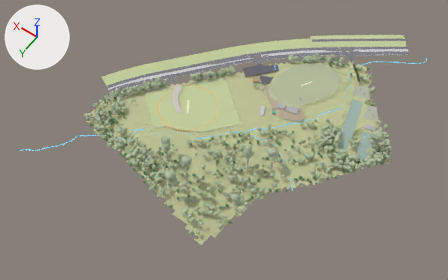
The glTF model KHFR_stage1_summer.glb: old version first, new version second.
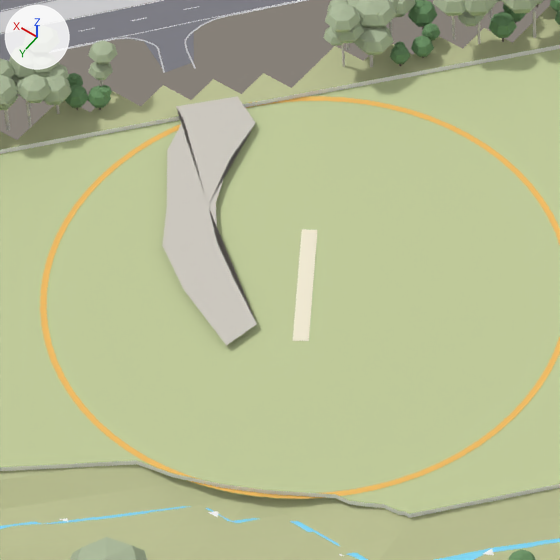
Each version appears first whole from a 50 mm camera at (-353.0, 515.0, 788.0) aimed at (13.0, 4.0, -16.0), and next in a close-up on the part from 34% to 48% of the width and 27% to 49% of the height. Every picture has the same lights, and +X, +Y and +Z are marked at upper left. The first two pictures are the older version.

In view in the first close-up: 'Bush planting zones (euc_can)', 'Bush planting zones (wat_can)', 'C2 boundary rope', 'C2 wicket slab', 'Existing E3 parking (gravel)', 'Giant eucalypts (canopies)', 'Median (separated)', 'NE arm (rejoined at the playground, no crossings)', 'Reserve terrain', 'Swansea Rd NE-bound (surveyed both edges)', 'fence_N_straight wall', 'field N flatgrass' and 7 more.
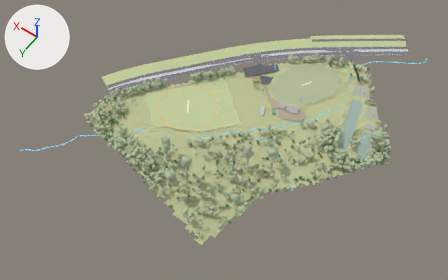
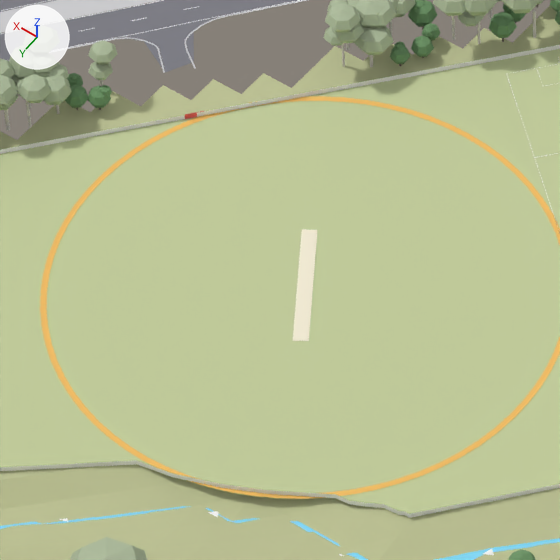
Scene script edits in JSON lines:
```json
{"op": "remove", "block": "ob_existing_e3_parking__gravel", "code": ["ob_existing_e3_parking__gravel = bpy.data.objects.new('Existing E3 parking (gravel)', me_existing_e3_parking__gravel)", "ob_existing_e3_parking__gravel.location = (0.0, 0.0, 0.0)"]}
```

Where the change shows, as pixel boxes (x1, y1, x2, y2) in the close-ups (560 x 560 px):
```json
{"object": "Existing E3 parking (gravel)", "change": "deleted", "before": [162, 96, 257, 346]}
```
